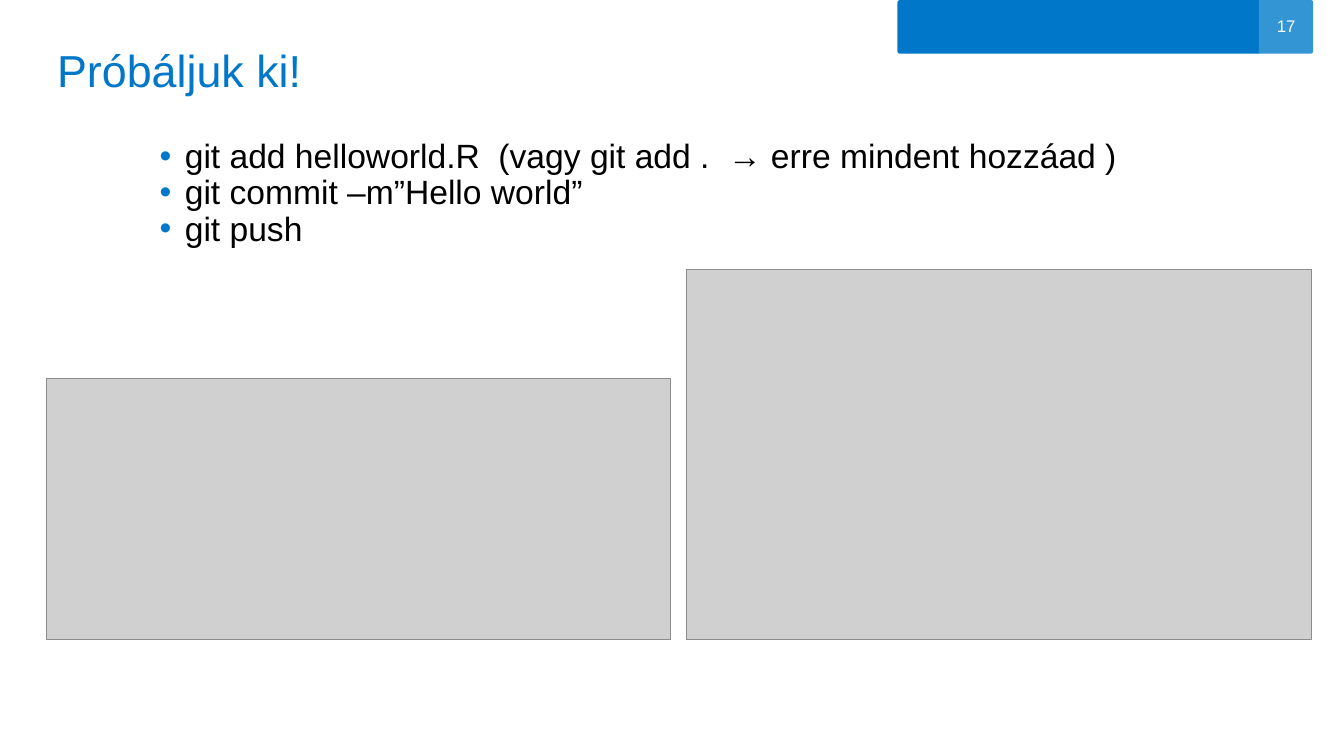
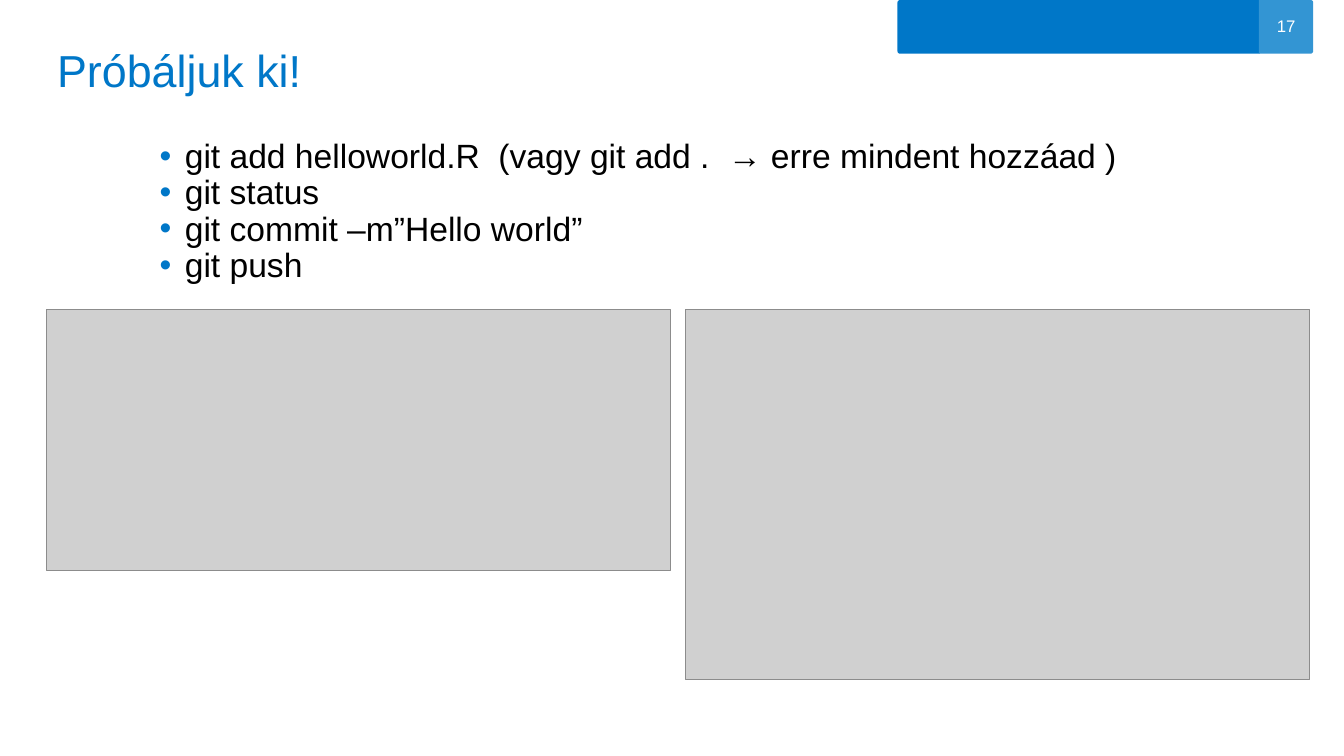
Before and after one commit to oerika1988/aegon-git-tutorial, a slide deck: slide 17 of GIT.pptx. Drawn at 1344x756 pixels with LibreOffice and Linux fonts; fonts in the diff are those of the drawing; grey boxes stand for pictures; background and template pictures are left out. Boxes give left, top, right and bottom in pixels: in the first picture for what was removed or moved away, otherwise in the second. Text is boxed around its words. In the diff, an @@ line names an element or a change of style, - is before the commit and + after.

```diff
--- a/GIT.pptx
+++ b/GIT.pptx
@@ text at (185, 179, 320, 211): paragraph added @@
+  • git status
@@ picture: place and size @@
-picture at (46, 378, 670, 639)
+picture at (46, 310, 670, 571)
@@ picture: place and size @@
-picture at (687, 270, 1312, 640)
+picture at (686, 310, 1311, 680)
```
Also in this commit, not shown: 15 other slides changed, 1 slide added, 1 slide removed.
